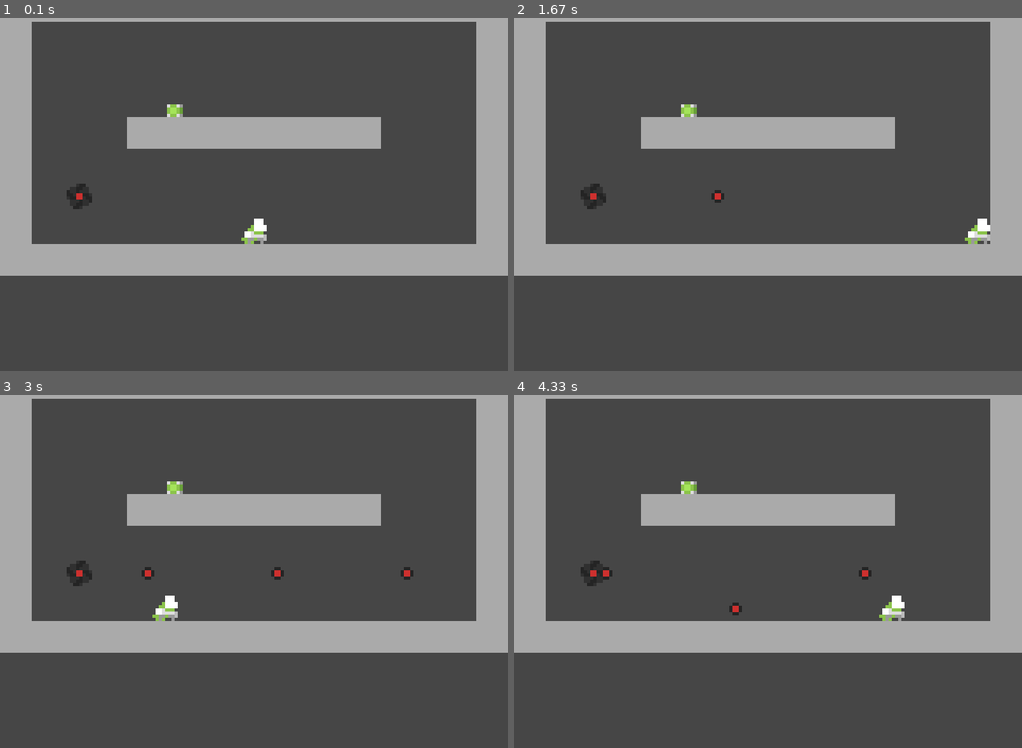
Above: before the commit, frames 1-4 (two rows, left to right).
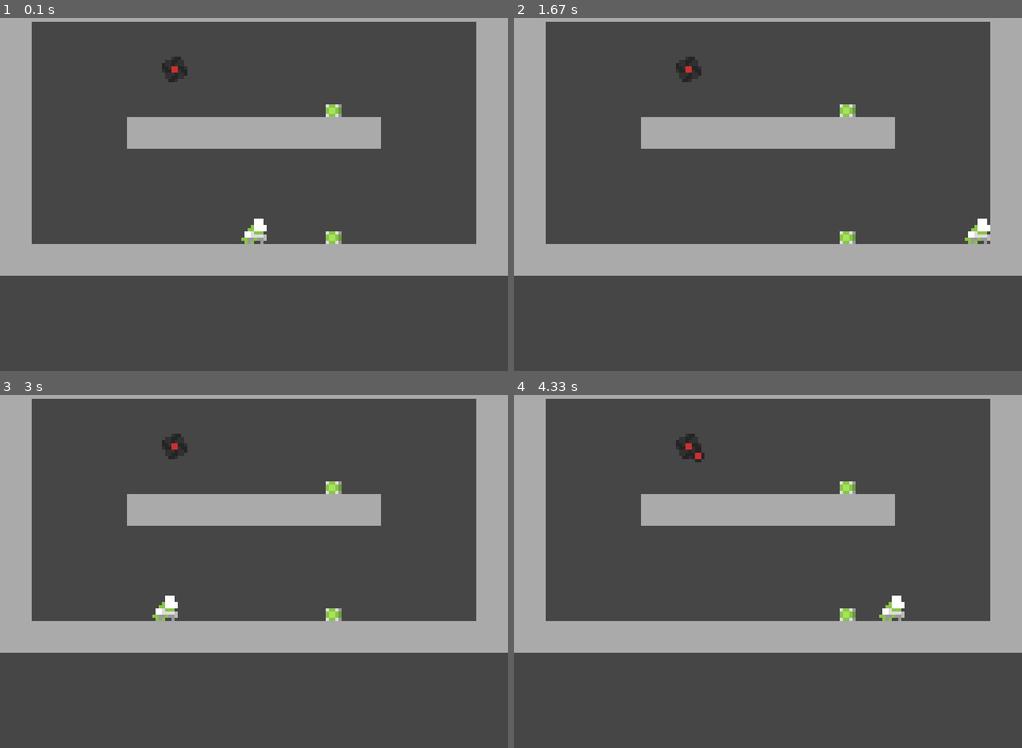
Above: after the commit, the same moments.

Repository: DJan03/ThrowTheBox_pygame
Game: pygame game, started from main.py
Two runs of this game, one before a commit and one after it. Both use one fixed random seed, a clock stepped at 60 frames per second and the inputs below.
Inputs:
- Up to frame 1 (0.1 s): no input
- Up to frame 2 (1.67 s): hold Right 0.33-0.8 s; hold Up 0.83-1.13 s; hold Right 1.17-1.63 s
- Up to frame 3 (3 s): hold Left 1.67-2.2 s; hold Down 2.23-2.53 s; hold Left 2.57-2.97 s
- Up to frame 4 (4.33 s): hold Right 3.4-4.03 s; hold Down from 4.07 s (still down)

The runs differ from the first frame. In frame 1, 0.6% of the frame differs, in the area x 13-68%, y 10-65%; in frame 2, 0.7%; in frame 3, 0.8%; in frame 4, 0.8%, in the area x 13-71%, y 10-65%.

Commit message:
add game cycle

Diff:
--- a/main.py
+++ b/main.py
@@ -1,7 +1,8 @@
 import pygame
 from typing import List, Dict
 from math import sqrt
-from random import choice
+from random import shuffle
+from copy import deepcopy
 
 
 WIDTH, HEIGHT = 800, 600
@@ -66,10 +67,8 @@
         self.image = pygame.transform.scale(pygame.image.load("box.png"), (25, 20))
         self.rect = self.image.get_rect()
         self.rect.center = self.rect.w // 2, self.rect.h // 2
-        print(self.rect.center)
         self.rect.centerx = x
         self.rect.centery = y
-        print(self.rect.center)
 
 
         self.velocity_x = velocity_x
@@ -291,7 +290,7 @@
 
 
 class Enemy(pygame.sprite.Sprite):
-    def __init__(self, group, x, y, shoot_cooldown):
+    def __init__(self, group, x, y, shoot_cooldown=50):
         super().__init__(group)
         self.image = pygame.transform.scale(pygame.image.load("enemy.png"), (40, 40))
 
@@ -339,13 +338,25 @@
     def __init__(self):
         self.points_for_enemy = [(125, 125), (275, 125), (400, 125), (525, 125), (675, 125),
                                  (125, 325), (275, 325), (400, 325), (525, 325), (675, 325)]
-        self.points_for_boxes = [(275, 125), (400, 125), (525, 125), (125, 325), (275, 325), (400, 325), (525, 325), (675, 325)]
-
-    def get_point_for_enemy(self):
-        return choice(self.points_for_enemy)
-
-    def get_point_for_box(self):
-        return choice(self.points_for_boxes)
+        self.points_for_box = [(275, 125), (400, 125), (525, 125), (125, 325), (275, 325), (400, 325), (525, 325), (675, 325)]
+
+    def get_points_for_enemies(self, count):
+        points = deepcopy(self.points_for_enemy)
+        shuffle(points)
+        return points[:count]
+
+    def get_points_for_box(self, count):
+        points = deepcopy(self.points_for_box)
+        shuffle(points)
+        return points[:count]
+
+    def generate_new_level(self, objectManager):
+        enemies_count = 1
+        for x, y in self.get_points_for_enemies(enemies_count):
+            objectManager.append(Enemy(objectManager.sprite_group, x, y), ObjectManager.ENEMY_KEY)
+
+        for x, y in self.get_points_for_box(enemies_count * 2):
+            objectManager.append(Box(objectManager.sprite_group, x, y), ObjectManager.BOX_KEY)
 
 
 def main():
@@ -364,12 +375,7 @@
     objectManager.append(Block(objectManager.sprite_group, 750, 0, 50, 450), ObjectManager.BLOCK_KEY)  # right
     objectManager.append(Block(objectManager.sprite_group, 200, 200, 400, 50), ObjectManager.BLOCK_KEY)  # center
 
-    x, y = spawnManager.get_point_for_box()
-    objectManager.append(Box(objectManager.sprite_group, x, y), ObjectManager.BOX_KEY)
-    objectManager.append(Box(objectManager.sprite_group, x, y), ObjectManager.BOX_KEY)
-
-    x, y = spawnManager.get_point_for_enemy()
-    objectManager.append(Enemy(objectManager.sprite_group, x, y, 50), ObjectManager.ENEMY_KEY)
+    spawnManager.generate_new_level(objectManager)
 
     clock = pygame.time.Clock()
     RUN = True
@@ -385,6 +391,9 @@
         objectManager.update()
         objectManager.draw(screen)
 
+        if objectManager.get(ObjectManager.ENEMY_KEY) == []:
+            spawnManager.generate_new_level(objectManager)
+
         pygame.display.flip()
         clock.tick(FPS)
 
